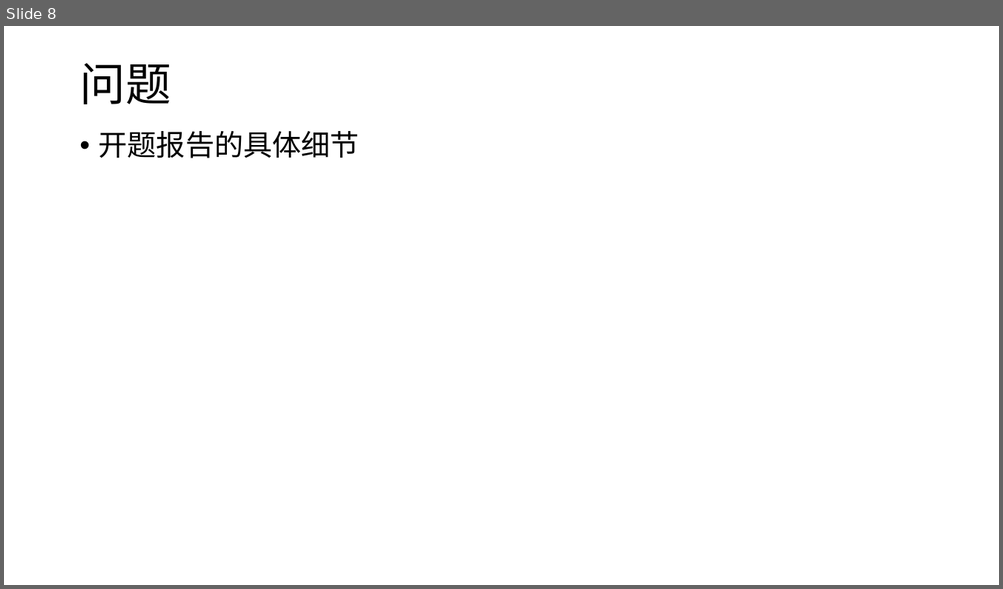
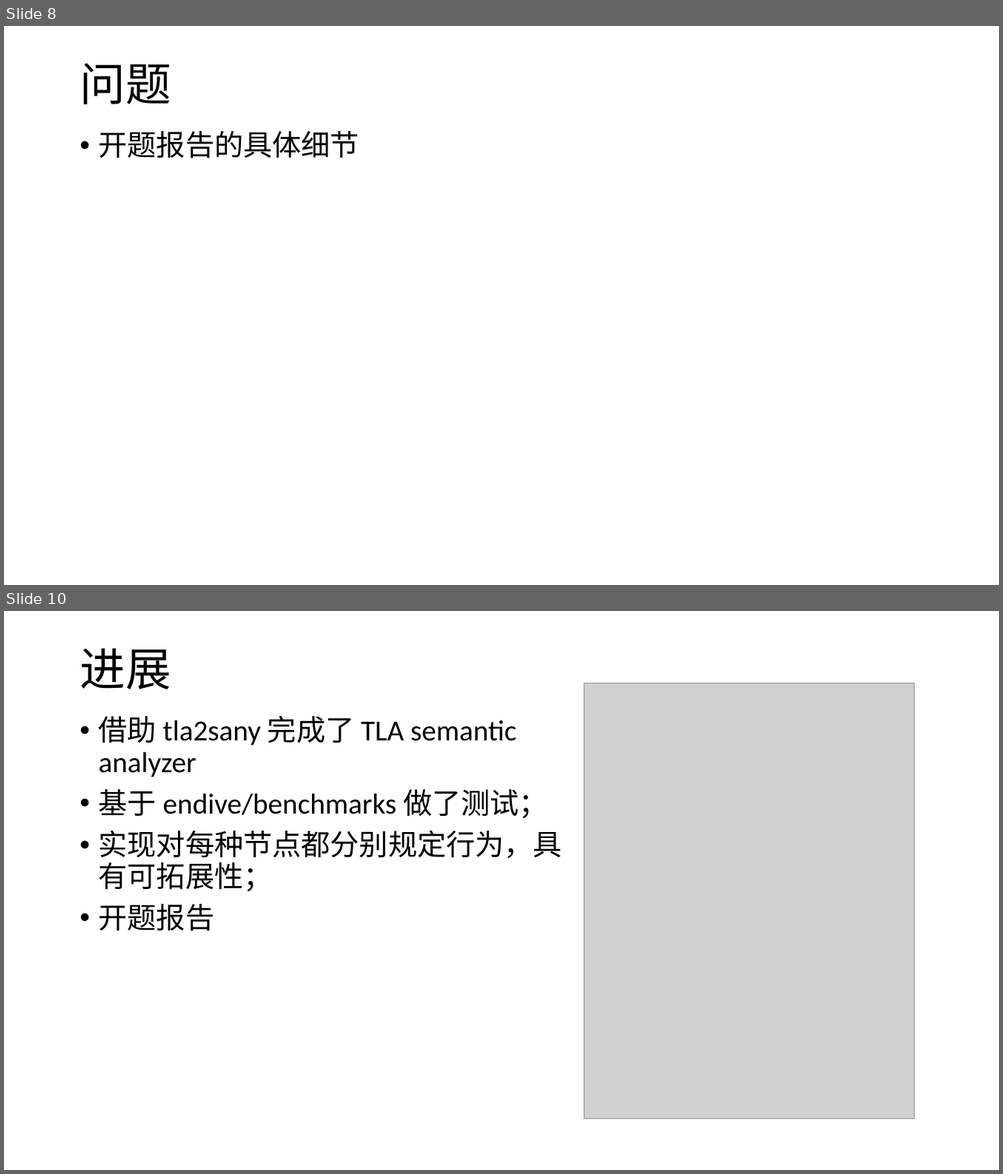
Before and after one commit to ZhangJihua0327/bachelor-thesis, a slide deck: ZhangJihua-weekly-report.pptx. Shown one above the other, each under a label of ours: slide 8 before the commit, slides 8 and 10 after it; the slides between them are not shown. The pictures are 1003x589 and 1003x1174 pixels, drawn with LibreOffice and Linux fonts; fonts in the diff are those of the drawing; grey boxes stand for pictures. Boxes give left, top, right and bottom in pixels: in the first picture for what was removed or moved away, otherwise in the second. Text is boxed around its words. In the diff, an @@ line names an element or a change of style, - is before the commit and + after.

```diff
--- a/ZhangJihua-weekly-report.pptx
+++ b/ZhangJihua-weekly-report.pptx
@@ slide 10 added at (x1=4, y1=611, x2=999, y2=1170), background #FFFFFF @@
@@ title added at (x1=79, y1=648, x2=170, y2=689), 44 pt, text #000000 @@
+进展
@@ picture added at (x1=583, y1=684, x2=913, y2=1120) @@
@@ text added at (x1=99, y1=716, x2=562, y2=931), 28 pt, text #000000 @@
+• 借助 tla2sany 完成了 TLA semantic analyzer
+• 基于 endive/benchmarks 做了测试；
+• 实现对每种节点都分别规定行为，具有可拓展性；
+• 开题报告
```
Also in this commit, not shown: 3 other slides added.
